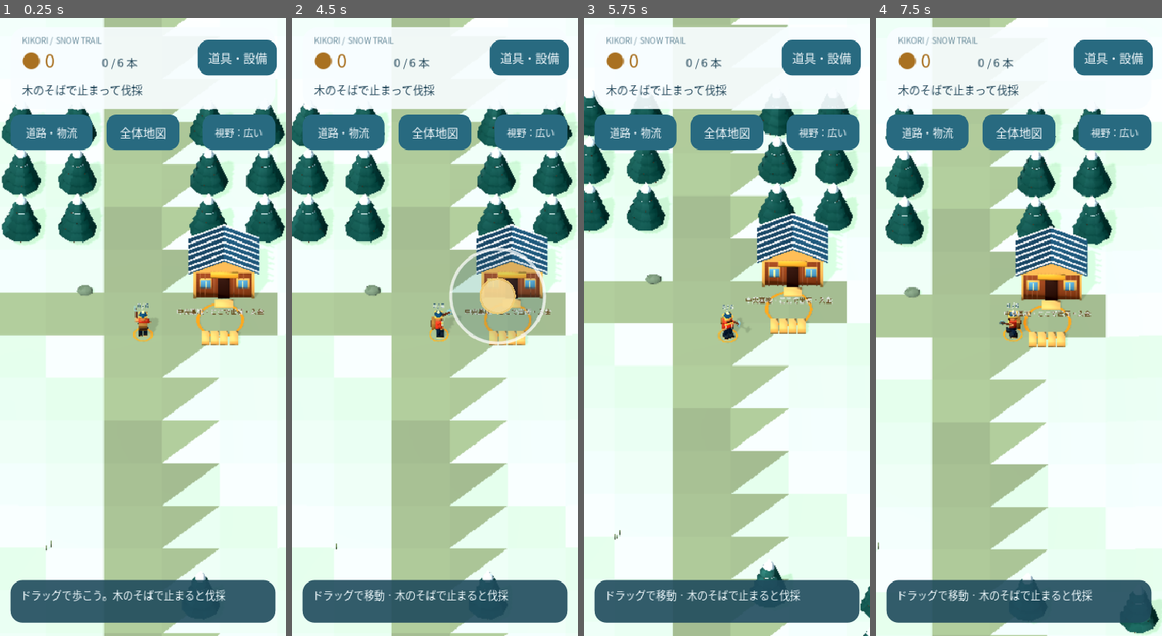
Above: before the commit, frames 1-4 (left to right).
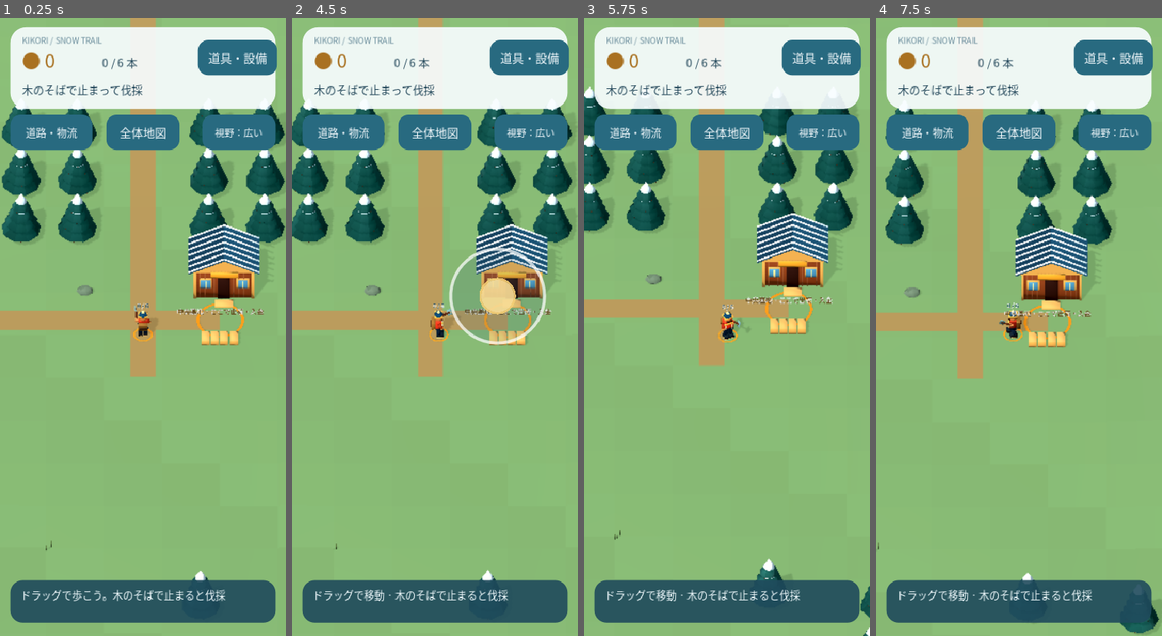
Above: after the commit, the same moments.

Repository: dukutogo0101-byte/kikori-godot
Game: Godot game, scene res://scenes/main.tscn
Same seed, same stepped clock (60 frames per second), same inputs: the game is played once before the commit and once after it.
Inputs (mouse positions are in pixels of both pictures, inside the frame that each line leads up to):
- Up to frame 1 (0.25 s): no input
- Up to frame 2 (4.5 s): click "道具・設備" at 0.5 s; click "視野：広い" at 1.25 s; click "道路・物流" at 2 s; click "全体地図" at 2.75 s; click "閉じる" at 3.5 s; tap Enter at 4.25 s; move the mouse to (497, 296) at 4.27 s; hold D from 4.28 s (still down); click (497, 296) at 4.42 s
- Up to frame 3 (5.75 s): release D at 5 s; drag from (669, 357) to (712, 450) at 5.02 s
- Up to frame 4 (7.5 s): move the mouse to (1047, 191) at 5.77 s; hold D 5.78-6.5 s; drag from (1004, 450) to (933, 234) at 6.52 s; move the mouse to (1104, 419) at 7.27 s; hold A from 7.28 s (still down)

The runs differ from the first frame. In frame 1, 68% of the frame differs, in the area x 0-100%, y 0-100%; in frame 2, 68%; in frame 3, 68%; in frame 4, 70%.

Commit message:
全体地図の初回レイアウトを修正し、地面と小道の見え方を整える

Diff:
--- a/scripts/adventure/game_ui.gd
+++ b/scripts/adventure/game_ui.gd
@@ -232,10 +232,8 @@
  map_close=button("閉じる");map_close.pressed.connect(func():show_map(false));map_header.add_child(map_close)
  map_canvas=preload("res://scripts/adventure/map_view.gd").new();map_canvas.game=game;map_canvas.font=font
  map_canvas.custom_minimum_size=Vector2(200,200);map_canvas.size_flags_vertical=Control.SIZE_EXPAND_FILL;map_layout.add_child(map_canvas)
- var map_note=text("金：中央基地で入金　赤：現在地
-北の森ほど高価。倉庫への納品では入金されません。
-橋を建てて丘陵・高原へ。道路で帰り道をつなごう。",13)
- map_note.autowrap_mode=TextServer.AUTOWRAP_WORD_SMART;map_layout.add_child(map_note)
+ var map_note=text("金：中央基地　赤：現在地\n遠方の良質材は2〜3倍。\n倉庫では入金されません。基地へ届けよう。",13)
+ map_layout.add_child(map_note)
  map_panel.visible=false
  get_viewport().size_changed.connect(resize)
  resize()
--- a/scripts/adventure/map_view.gd
+++ b/scripts/adventure/map_view.gd
@@ -24,7 +24,7 @@
  for area in 3:
   var p=Defs.CAMPS[area]
   draw_circle(project(p),3,Color("4a8061"))
-  draw_string(font,project(Vector2(-45,[41,-85,-185][area])),["雪松の盆地  10〜20","琥珀の丘陵  48","白樺の高原  150"][area],HORIZONTAL_ALIGNMENT_LEFT,-1,12,Color("203e42"))
+  draw_string(font,project([Vector2(-45,41),Vector2(-18,-87),Vector2(-44,-200)][area]),["雪松の盆地  10〜20","琥珀の丘陵  48","白樺の高原  150"][area],HORIZONTAL_ALIGNMENT_LEFT,-1,12,Color("203e42"))
   if not game.area_open(area): draw_string(font,project(p)+Vector2(6,0),"橋で解放",HORIZONTAL_ALIGNMENT_LEFT,-1,11,Color("f7f0d3"))
  draw_circle(project(Defs.SALE),6,Color("eebd58"))
  draw_string(font,project(Defs.SALE)+Vector2(8,-5),"中央基地",HORIZONTAL_ALIGNMENT_LEFT,-1,13,Color("243c39"))
--- a/scripts/adventure/terrain.gd
+++ b/scripts/adventure/terrain.gd
@@ -19,10 +19,9 @@
      var a=piece[indices[i]];var b=piece[indices[i+1]];var c=piece[indices[i+2]]
      var center=(a+b+c)/3.0
      var height=Defs.height_at(center)
-     var color=[Color("dbe9d9"),Color("d6dbc3"),Color("dce8ed")][area]
-     if Defs.corridor(center): color=Color("bdc6ae") if area<2 else Color("c6d6d9")
-     elif height>2.1: color=color.lerp(Color("a8b7a6"),minf(0.45,(height-2.1)*0.15))
-     color=color.darkened(float(posmod(x*7+z*13,5))*0.009)
+     var color=[Color("aec59e"),Color("b6bf9c"),Color("c4d6d5")][area]
+     if height>2.1: color=color.lerp(Color("7f997f"),minf(0.45,(height-2.1)*0.15))
+     color=color.darkened(float(posmod(x*7+z*13,5))*0.003)
      # Godot's front face is clockwise, independent of clipping orientation.
      if (b-a).cross(c-a)<0: art.tri(Defs.point(a),Defs.point(b),Defs.point(c),color)
      else: art.tri(Defs.point(c),Defs.point(b),Defs.point(a),color)
@@ -73,3 +72,25 @@
      var stem=at+Vector3(j*0.13,0,cos(i+j)*0.15)
      art.branch(stem,stem+Vector3(sin(i)*0.1,0.35+j*0.09,0),0.025,0.01,Color("8c9c71"),3)
  return art.finish()
+
+func trails() -> ArrayMesh:
+ var key="watershed_trails"
+ if OS.has_feature("web"): return art.cached(key)
+ art.begin(key)
+ for area in 3:
+  var routes=[Defs.porter_route(area)]
+  if area==0: routes.append([Vector2(0,13),Vector2(0,-38)])
+  if area==1: routes.append([Vector2(0,-106),Vector2(6,-106),Vector2(6,-113)])
+  for route in routes:
+   for i in range(route.size()-1):
+    var direction=(route[i+1]-route[i]).normalized()
+    var side=Vector2(-direction.y,direction.x)*0.65
+    var steps=ceili(route[i].distance_to(route[i+1]))
+    for j in steps:
+     var a=route[i].lerp(route[i+1],float(j)/steps)
+     var b=route[i].lerp(route[i+1],float(j+1)/steps)
+     var center=(a+b)*0.5
+     if not Defs.in_area(center,area): continue
+     var color=[Color("c7b58e"),Color("c6b38b"),Color("b2c0b5")][area]
+     art.quad(Defs.point(a-side,0.018),Defs.point(a+side,0.018),Defs.point(b+side,0.018),Defs.point(b-side,0.018),color)
+ return art.finish()
--- a/scripts/adventure/world_view.gd
+++ b/scripts/adventure/world_view.gd
@@ -85,12 +85,12 @@
  environment.environment.background_color = Color("b9dbea")
  environment.environment.ambient_light_source = Environment.AMBIENT_SOURCE_COLOR
  environment.environment.ambient_light_color = Color("e4f4ff")
- environment.environment.ambient_light_energy = 0.5
+ environment.environment.ambient_light_energy = 0.45
  environment.environment.tonemap_mode = Environment.TONE_MAPPER_LINEAR
  add_child(environment)
  var sun = DirectionalLight3D.new()
  sun.rotation_degrees = Vector3(-55,-30,0)
- sun.light_energy = 0.6
+ sun.light_energy = 0.5
  sun.shadow_opacity = 0.45
  sun.shadow_enabled = true
  sun.directional_shadow_max_distance = 45
@@ -99,6 +99,7 @@
  mesh(self,terrain.water())
  for i in 3: mesh(self,terrain.land(i))
  mesh(self,terrain.scenery())
+ mesh(self,terrain.trails())
  for rock in Defs.ROCKS: mesh(self,terrain.rock(),Defs.point(Vector2(rock.x,rock.z)))
  market = mesh(self,art.station(),Vector3(4.2,0,6.3))
  markets.append(market)
--- a/tests/test_scene.gd
+++ b/tests/test_scene.gd
@@ -72,6 +72,8 @@
  scene.roads.reset();check(scene.roads.preview.is_empty(),"Canceling input discards an unconfirmed road")
  scene.roads.finish();check(c.enabled,"Leaving the editor restores movement")
  ui.show_map(true)
+ await process_frame
+ check(ui.map_close.get_global_rect().position.y>=0 and ui.map_panel.size.y<=root.get_visible_rect().size.y-12,"Map and its close button fit inside the viewport")
  check(ui.modal_open and ui.map_panel.visible and not c.enabled,"World map pauses play and blocks movement")
  ui.show_map(false)
  check(c.enabled,"Closing the map restores movement")
--- a/tests/test_watersheds.gd
+++ b/tests/test_watersheds.gd
@@ -79,7 +79,7 @@
  restored.position=Defs.SALE
  for tick in 10: restored.tick(0.1,Vector2.ZERO)
  check(restored.money==750 and restored.bag.is_empty() and restored.conserved(),"Only delivery to the base pays, once per log")
- restored.position=Vector2(24,-171)
+ restored.position=Vector2(-22,-182)
  check(restored.walkable(restored.position),"Far landscape fixture starts on a traversable hillside")
  var fixture_file=FileAccess.open("res://reports/watersheds-fixture.json",FileAccess.WRITE);fixture_file.store_string(JSON.stringify(restored.snapshot(),"",true,true));fixture_file.close()
  check(Store.KEY!="kikori.adventure.v2","New map does not overwrite the previous world's save key")
Not shown, changed: README.md
Not shown, changed: docs/QA.md
Not shown, changed: tests/browser_expansion.py
Not shown, changed: tests/browser_smoke.py
